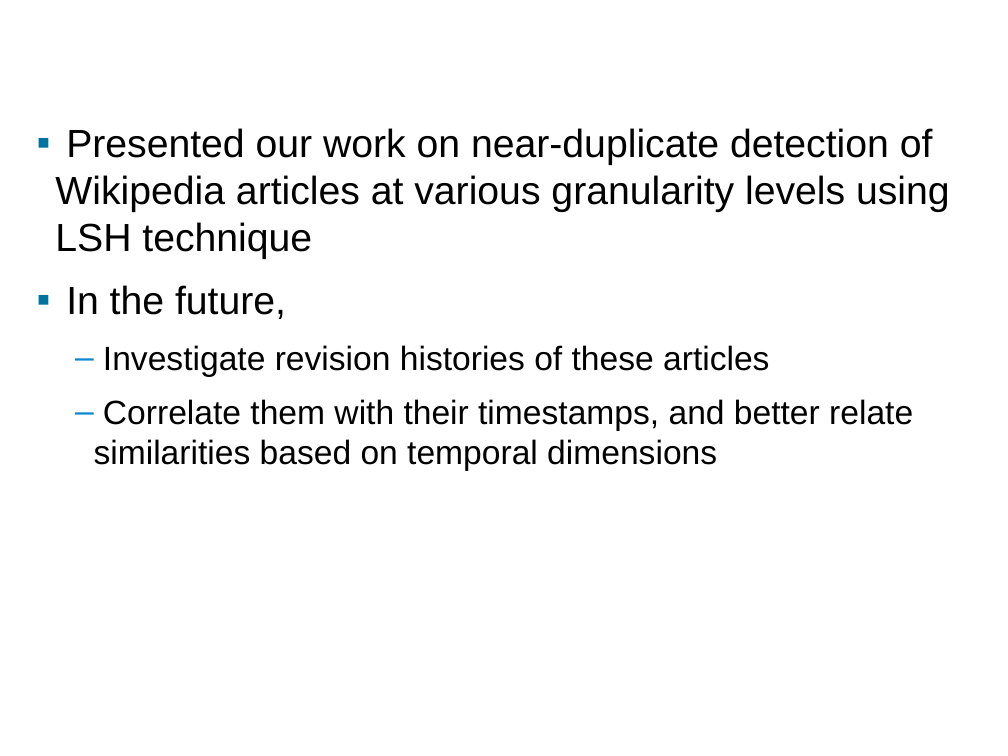
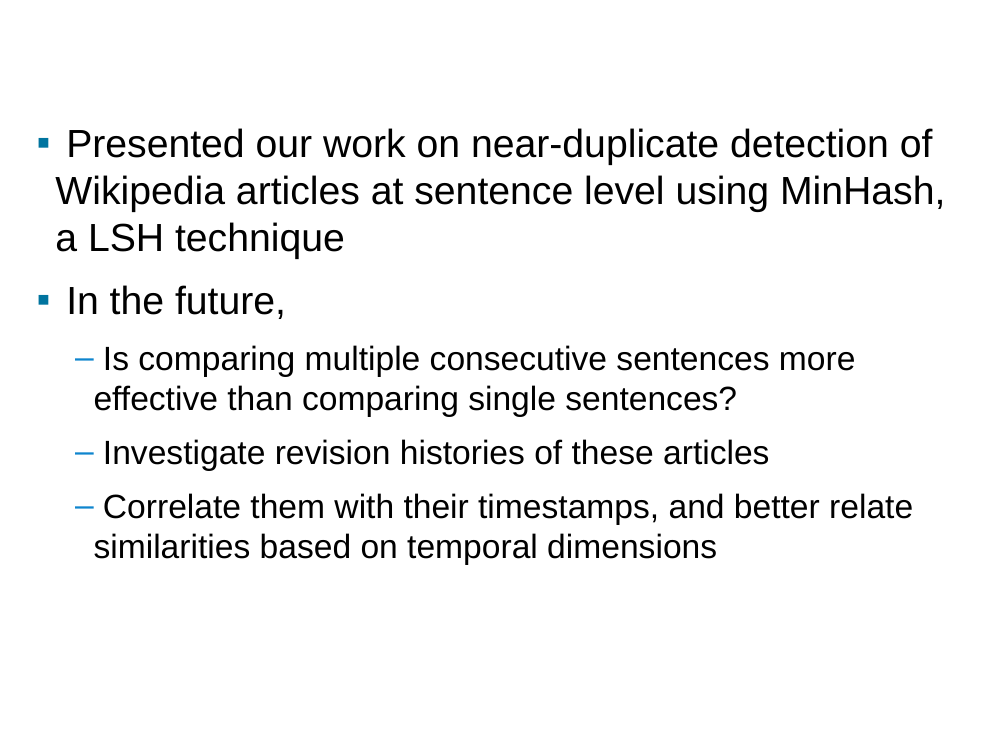
Before and after one commit to seweissman/wikiduper, a slide deck: slide 15 of presentation/NearDupDetectionWikipedia.pptx (slide 16 before the commit). Drawn at 1008x756 pixels with LibreOffice and Linux fonts; fonts in the diff are those of the drawing; background and template pictures are left out. Boxes give left, top, right and bottom in pixels: in the first picture for what was removed or moved away, otherwise in the second. Text is boxed around its words. In the diff, an @@ line names an element or a change of style, - is before the commit and + after.

```diff
--- a/presentation/NearDupDetectionWikipedia.pptx
+++ b/presentation/NearDupDetectionWikipedia.pptx
@@ text at <box>55,128,945,259</box>: text changed @@
-▪ Presented our work on near-duplicate detection of Wikipedia articles at various granularity levels using LSH technique
+▪ Presented our work on near-duplicate detection of Wikipedia articles at sentence level using MinHash, a LSH technique
@@ text at <box>94,345,856,417</box>: paragraph added @@
+  – Is comparing multiple consecutive sentences more effective than comparing single sentences?
```
Also in this commit, not shown: 7 other slides changed, 2 slides added, 3 slides removed.
